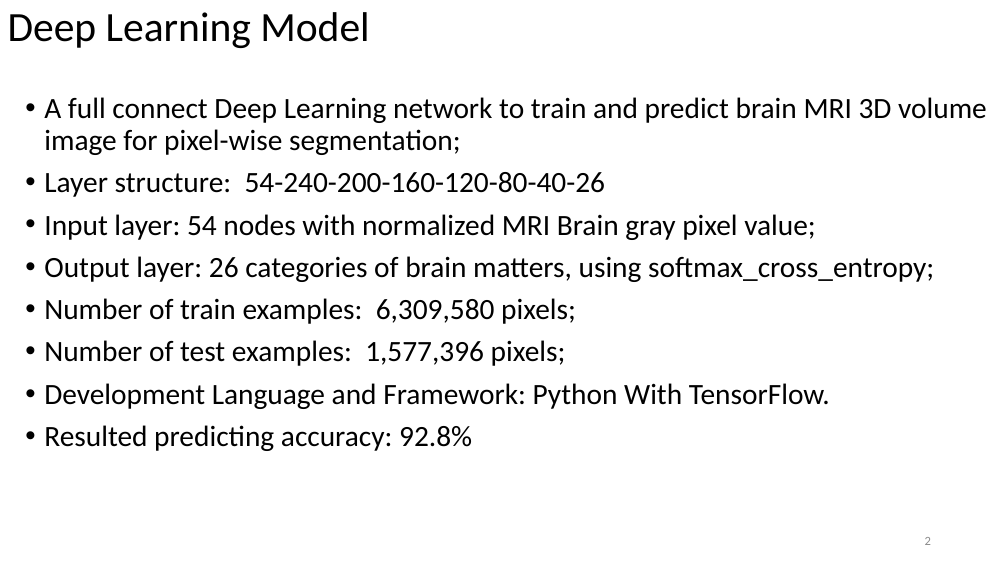
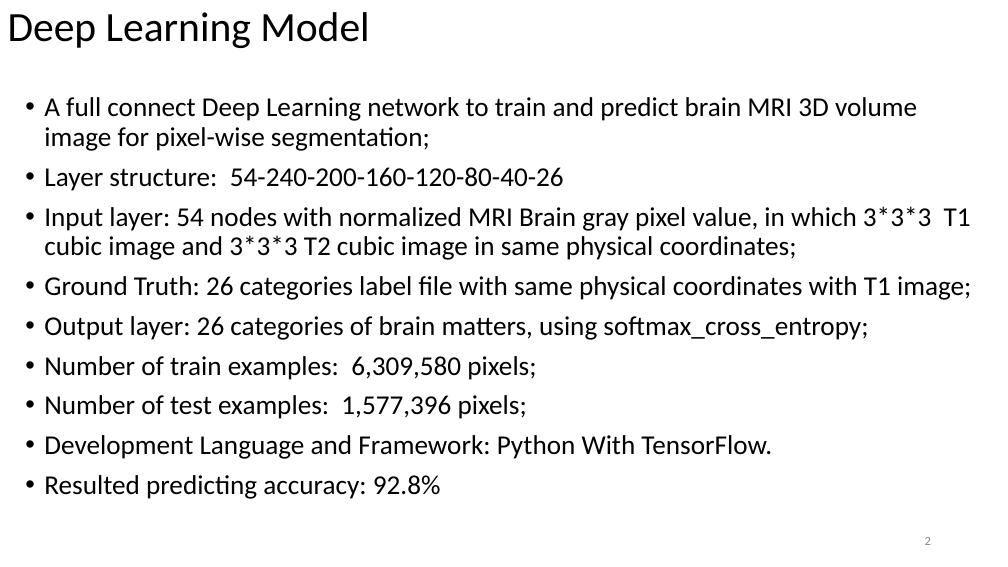
Before and after one commit to JiamingLuNJU/3DSegTensorFlow, a slide deck: slide 2 of TensorflowScalabilityTest.pptx. Drawn at 1008x567 pixels with LibreOffice and Linux fonts; fonts in the diff are those of the drawing. Boxes give left, top, right and bottom in pixels: in the first picture for what was removed or moved away, otherwise in the second. Text is boxed around its words. In the diff, an @@ line names an element or a change of style, - is before the commit and + after.

Commit message:
update the test result slides

```diff
--- a/TensorflowScalabilityTest.pptx
+++ b/TensorflowScalabilityTest.pptx
@@ text at (44,97,917,499): size 28 to 25.9 pt in "A full connect Deep Learning network to ...", "Layer structure: 54-240-200-160-120-80-40-26", "Output layer: 26 categories of brain matters, ...", "Number of train examples: 6,309,580 pixels;" and 3 more places @@
@@ text at (44,206,971,300): text changed; size 28 to 25.9 pt @@
-• Input layer: 54 nodes with normalized MRI Brain gray pixel value;
+• Input layer: 54 nodes with normalized MRI Brain gray pixel value, in which 3*3*3 T1 cubic image and 3*3*3 T2 cubic image in same physical coordinates;
+• Ground Truth: 26 categories label file with same physical coordinates with T1 image;
```
Also in this commit, not shown: 2 other slides changed, 4 slides added, 1 other file.
